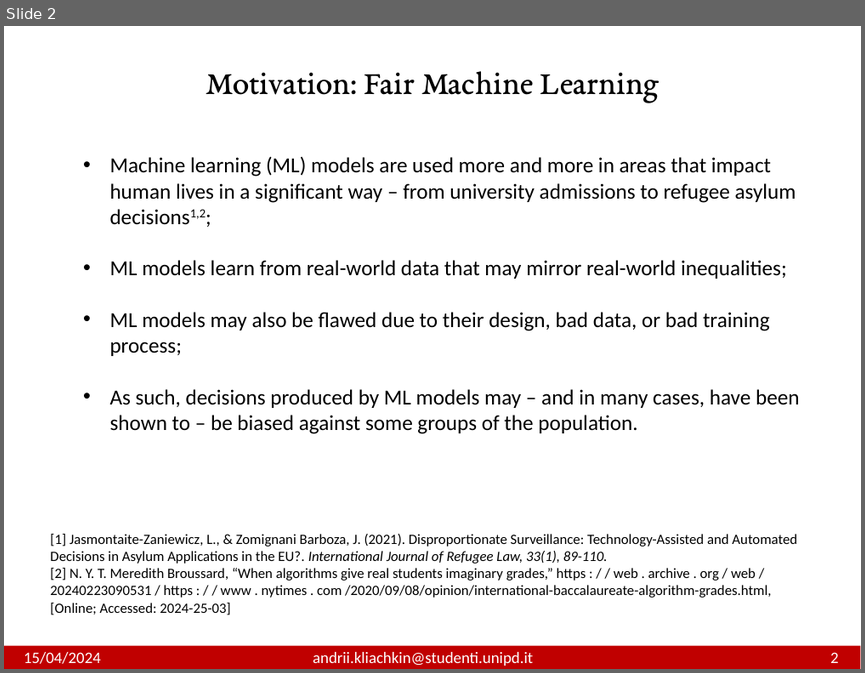
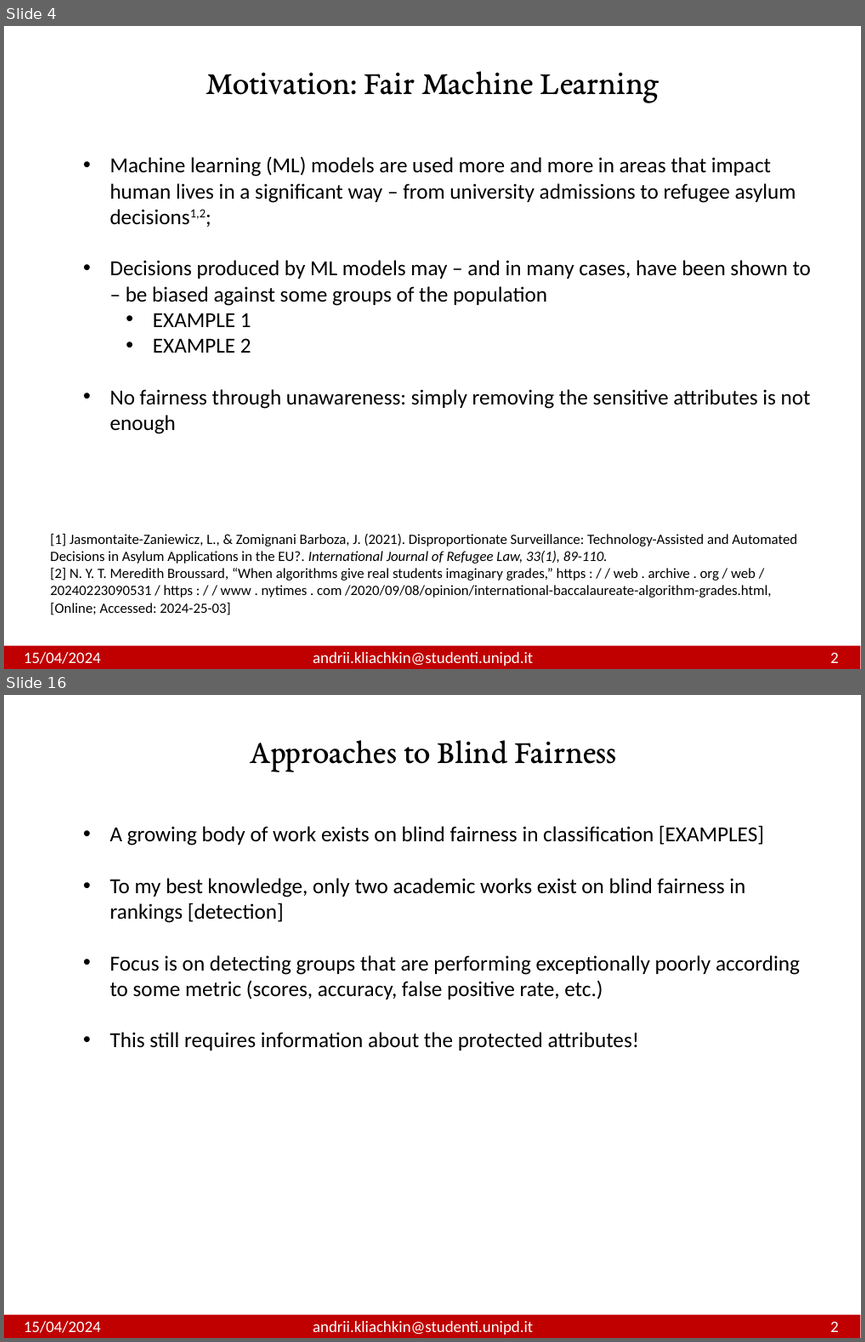
Before and after one commit to andrewklayk/unipd_thesis, a slide deck: AndriiKliachkin.pptx. Shown one above the other, each under a label of ours: slide 2 before the commit, slides 4 and 16 after it; the slides between them are not shown. The pictures are 865x673 and 865x1342 pixels, drawn with LibreOffice and Linux fonts; fonts in the diff are those of the drawing. Boxes give left, top, right and bottom in pixels: in the first picture for what was removed or moved away, otherwise in the second. Text is boxed around its words. In the diff, an @@ line names an element or a change of style, - is before the commit and + after.

```diff
--- a/AndriiKliachkin.pptx
+++ b/AndriiKliachkin.pptx
@@ slide 16 added at box(4, 695, 861, 1338), background #FFFFFF @@
@@ text added at box(250, 740, 617, 771), 28 pt, text #000000 @@
+Approaches to Blind Fairness
@@ text added at box(110, 825, 800, 1050), 18 pt, text #000000 @@
+• A growing body of work exists on blind fairness in classification [EXAMPLES]
+• To my best knowledge, only two academic works exist on blind fairness in rankings [detection]
+• Focus is on detecting groups that are performing exceptionally poorly according to some metric (scores, accuracy, false positive rate, etc.)
+• This still requires information about the protected attributes!
@@ rectangle added at box(4, 1315, 861, 1338), fill #C00000 @@
@@ text added at box(24, 1321, 839, 1334), 13.5 pt, text #FFFFFF @@
+15/04/2024 andrii.kliachkin@studenti.unipd.it 2
@@ what was slide 2 is now slide 4 @@
@@ slide 4 changed as well @@
@@ text at box(110, 260, 811, 434): text changed @@
-• ML models learn from real-world data that may mirror real-world inequalities;
-• ML models may also be flawed due to their design, bad data, or bad training process;
-• As such, decisions produced by ML models may – and in many cases, have been shown to – be biased against some groups of the population.
+• Decisions produced by ML models may – and in many cases, have been shown to – be biased against some groups of the population
+  • EXAMPLE 1
+  • EXAMPLE 2
+• No fairness through unawareness: simply removing the sensitive attributes is not enough
```
Also in this commit, not shown: 1 other slide changed, 28 other slides added, 24 other files.
